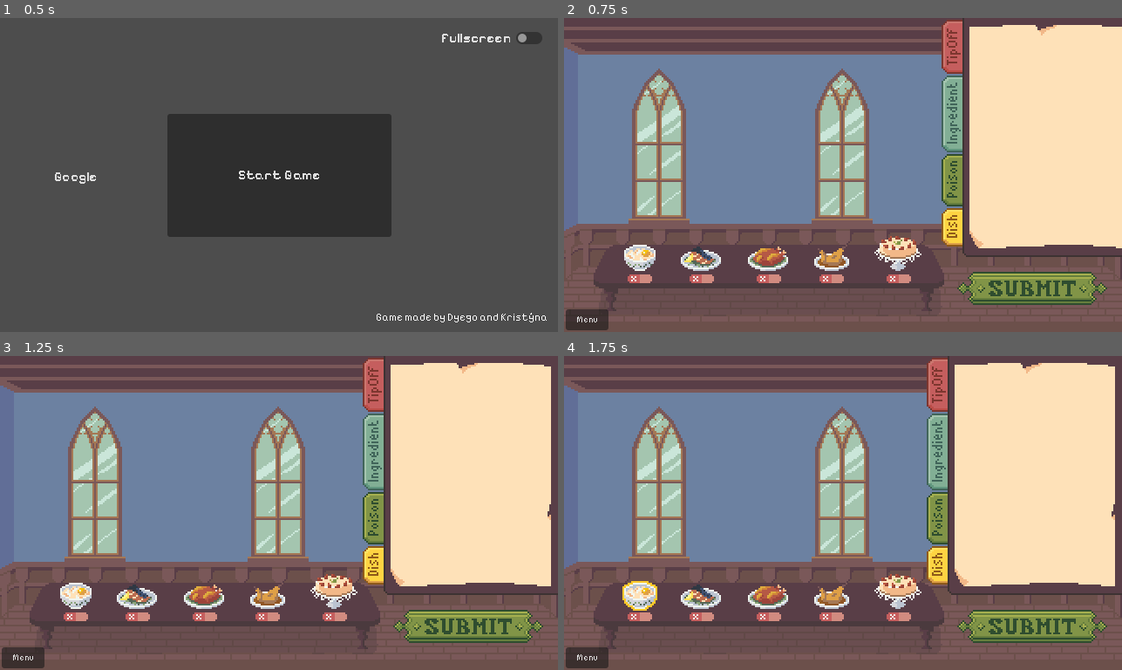
Above: before the commit, frames 1-4 (two rows, left to right).
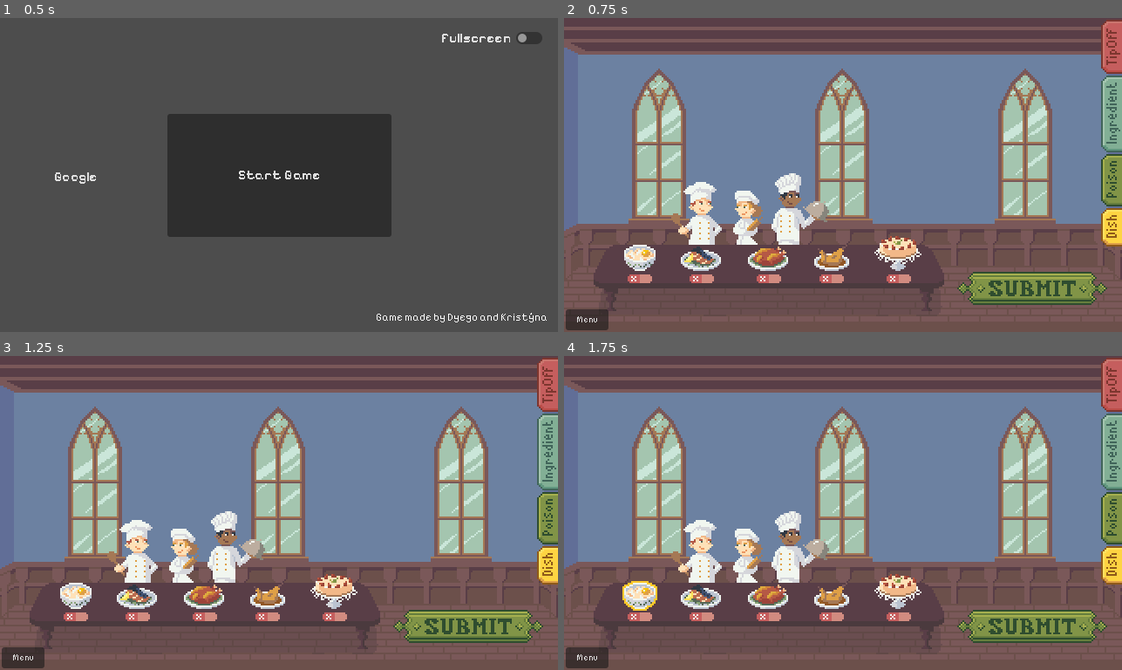
Above: after the commit, the same moments.

Repository: krstnvz/brackeys-gamejam
Game: Godot game, scene res://scenes/game/root.tscn
Two runs of this game, one before a commit and one after it. Both use one fixed random seed, a clock stepped at 60 frames per second and the inputs below.
Inputs (mouse positions are in pixels of both pictures, inside the frame that each line leads up to):
- Up to frame 1 (0.5 s): no input
- Up to frame 2 (0.75 s): click "Start Game" at 0.5 s
- Up to frame 3 (1.25 s): no input
- Up to frame 4 (1.75 s): click (642, 594) at 1.25 s

Frame 1 is identical in both runs. In frame 2, 26% of the frame differs, in the area x 19-100%, y 0-77%; in frame 3, 28%; in frame 4, 28%.

Commit message:
fix: cook sprites

Diff:
--- /dev/null
+++ b/data objects/cooks/level1/peter1.tres
@@ -0,0 +1,22 @@
+[gd_resource type="Resource" script_class="CookData" format=3 uid="uid://cgweu5mb0amv6"]
+
+[ext_resource type="Texture2D" uid="uid://1bqsoa6rtxjv" path="res://sprites/cooks/peter.png" id="1_yq3mf"]
+[ext_resource type="Script" uid="uid://bga07nfiordvr" path="res://scripts/cooks/cook_data.gd" id="2_tk1rv"]
+
+[sub_resource type="AtlasTexture" id="AtlasTexture_yq3mf"]
+resource_local_to_scene = true
+atlas = ExtResource("1_yq3mf")
+region = Rect2(31, 0, 31, 37)
+
+[sub_resource type="AtlasTexture" id="AtlasTexture_tk1rv"]
+resource_local_to_scene = true
+atlas = ExtResource("1_yq3mf")
+region = Rect2(0, 0, 31, 37)
+
+[resource]
+script = ExtResource("2_tk1rv")
+cook = 2
+statement = "Last night, I opened the last remaining package of eggs to prepare the cheesecake. There have been no new deliveries since."
+normal = SubResource("AtlasTexture_tk1rv")
+hightlight = SubResource("AtlasTexture_yq3mf")
+metadata/_custom_type_script = "uid://bga07nfiordvr"
--- /dev/null
+++ b/data objects/cooks/level1/rose1.tres
@@ -0,0 +1,19 @@
+[gd_resource type="Resource" script_class="CookData" format=3 uid="uid://cmd7y583cyq1w"]
+
+[ext_resource type="Texture2D" uid="uid://dcrblg5xh3rrd" path="res://sprites/cooks/rose.png" id="1_hv2i8"]
+[ext_resource type="Script" uid="uid://bga07nfiordvr" path="res://scripts/cooks/cook_data.gd" id="2_scp34"]
+
+[sub_resource type="AtlasTexture" id="AtlasTexture_hv2i8"]
+atlas = ExtResource("1_hv2i8")
+region = Rect2(19, 0, 19, 32)
+
+[sub_resource type="AtlasTexture" id="AtlasTexture_scp34"]
+atlas = ExtResource("1_hv2i8")
+region = Rect2(0, 0, 19, 32)
+
+[resource]
+script = ExtResource("2_scp34")
+statement = "I prepared both my dishes this morning. I made sure to use only ingredients I opened myself."
+normal = SubResource("AtlasTexture_scp34")
+hightlight = SubResource("AtlasTexture_hv2i8")
+metadata/_custom_type_script = "uid://bga07nfiordvr"
--- /dev/null
+++ b/data objects/cooks/level1/simon1.tres
@@ -0,0 +1,20 @@
+[gd_resource type="Resource" script_class="CookData" format=3 uid="uid://dnmrawhs2simj"]
+
+[ext_resource type="Texture2D" uid="uid://i118rkoynqja" path="res://sprites/cooks/simon.png" id="1_7ywa4"]
+[ext_resource type="Script" uid="uid://bga07nfiordvr" path="res://scripts/cooks/cook_data.gd" id="2_rr74o"]
+
+[sub_resource type="AtlasTexture" id="AtlasTexture_7ywa4"]
+atlas = ExtResource("1_7ywa4")
+region = Rect2(35, 0, 35, 42)
+
+[sub_resource type="AtlasTexture" id="AtlasTexture_rr74o"]
+atlas = ExtResource("1_7ywa4")
+region = Rect2(0, 0, 35, 42)
+
+[resource]
+script = ExtResource("2_rr74o")
+cook = 1
+statement = "I started cooking after Rose finished and used open ingredients. I tasted all components of my dishes as I prepared them."
+normal = SubResource("AtlasTexture_rr74o")
+hightlight = SubResource("AtlasTexture_7ywa4")
+metadata/_custom_type_script = "uid://bga07nfiordvr"
--- /dev/null
+++ b/data objects/cooks/level2/peter2.tres
@@ -0,0 +1,22 @@
+[gd_resource type="Resource" script_class="CookData" format=3 uid="uid://btebbeh6kducy"]
+
+[ext_resource type="Texture2D" uid="uid://1bqsoa6rtxjv" path="res://sprites/cooks/peter.png" id="1_j7fsm"]
+[ext_resource type="Script" uid="uid://bga07nfiordvr" path="res://scripts/cooks/cook_data.gd" id="1_qwbmn"]
+
+[sub_resource type="AtlasTexture" id="AtlasTexture_j7fsm"]
+resource_local_to_scene = true
+atlas = ExtResource("1_j7fsm")
+region = Rect2(31, 0, 31, 37)
+
+[sub_resource type="AtlasTexture" id="AtlasTexture_0neim"]
+resource_local_to_scene = true
+atlas = ExtResource("1_j7fsm")
+region = Rect2(0, 0, 31, 37)
+
+[resource]
+script = ExtResource("1_qwbmn")
+cook = 2
+statement = "I started roasting the chicken before both Rose and Simon got to the kitchen, around 12 pm."
+normal = SubResource("AtlasTexture_0neim")
+hightlight = SubResource("AtlasTexture_j7fsm")
+metadata/_custom_type_script = "uid://bga07nfiordvr"
--- /dev/null
+++ b/data objects/cooks/level2/rose2.tres
@@ -0,0 +1,19 @@
+[gd_resource type="Resource" script_class="CookData" format=3 uid="uid://c4kbkjxpt2ukq"]
+
+[ext_resource type="Script" uid="uid://bga07nfiordvr" path="res://scripts/cooks/cook_data.gd" id="1_fermu"]
+[ext_resource type="Texture2D" uid="uid://dcrblg5xh3rrd" path="res://sprites/cooks/rose.png" id="1_jku7j"]
+
+[sub_resource type="AtlasTexture" id="AtlasTexture_jku7j"]
+atlas = ExtResource("1_jku7j")
+region = Rect2(19, 0, 19, 32)
+
+[sub_resource type="AtlasTexture" id="AtlasTexture_wj528"]
+atlas = ExtResource("1_jku7j")
+region = Rect2(0, 0, 19, 32)
+
+[resource]
+script = ExtResource("1_fermu")
+statement = "I prepared both my dishes this morning. I made sure to use only ingredients I opened myself."
+normal = SubResource("AtlasTexture_wj528")
+hightlight = SubResource("AtlasTexture_jku7j")
+metadata/_custom_type_script = "uid://bga07nfiordvr"
--- /dev/null
+++ b/data objects/cooks/level2/simon2.tres
@@ -0,0 +1,23 @@
+[gd_resource type="Resource" script_class="CookData" format=3 uid="uid://brh6gayay8ujb"]
+
+[ext_resource type="Texture2D" uid="uid://i118rkoynqja" path="res://sprites/cooks/simon.png" id="1_a1koh"]
+[ext_resource type="Script" uid="uid://bga07nfiordvr" path="res://scripts/cooks/cook_data.gd" id="1_vbdjo"]
+
+[sub_resource type="AtlasTexture" id="AtlasTexture_1g5iw"]
+atlas = ExtResource("1_a1koh")
+region = Rect2(35, 0, 35, 42)
+
+[sub_resource type="CompressedTexture2D" id="CompressedTexture2D_jn2hx"]
+load_path = "res://.godot/imported/simon.png-2e1578ea0af8638799ddcaf80e4b4f86.ctex"
+
+[sub_resource type="AtlasTexture" id="AtlasTexture_khpqy"]
+atlas = SubResource("CompressedTexture2D_jn2hx")
+region = Rect2(0, 0, 35, 42)
+
+[resource]
+script = ExtResource("1_vbdjo")
+cook = 1
+statement = "I started cooking after Rose finished and used open ingredients. I tasted all components of my dishes as I prepared them."
+normal = SubResource("AtlasTexture_khpqy")
+hightlight = SubResource("AtlasTexture_1g5iw")
+metadata/_custom_type_script = "uid://bga07nfiordvr"
--- a/data objects/cooks/peter.tres
+++ /dev/null
@@ -1,19 +0,0 @@
-[gd_resource type="Resource" script_class="CookData" format=3 uid="uid://cgweu5mb0amv6"]
-
-[ext_resource type="Script" uid="uid://bga07nfiordvr" path="res://scripts/cooks/cook_data.gd" id="1_4hc0y"]
-
-[sub_resource type="AtlasTexture" id="AtlasTexture_3rvul"]
-resource_local_to_scene = true
-region = Rect2(31, 0, 31, 37)
-
-[sub_resource type="AtlasTexture" id="AtlasTexture_e2ff8"]
-resource_local_to_scene = true
-region = Rect2(0, 0, 31, 37)
-
-[resource]
-script = ExtResource("1_4hc0y")
-cook = 2
-statement = "Last night, I opened the last remaining package of eggs to prepare the cheesecake. There have been no new deliveries since."
-normal = SubResource("AtlasTexture_e2ff8")
-hightlight = SubResource("AtlasTexture_3rvul")
-metadata/_custom_type_script = "uid://bga07nfiordvr"
--- a/data objects/cooks/rose.tres
+++ /dev/null
@@ -1,16 +0,0 @@
-[gd_resource type="Resource" script_class="CookData" format=3 uid="uid://cmd7y583cyq1w"]
-
-[ext_resource type="Script" uid="uid://bga07nfiordvr" path="res://scripts/cooks/cook_data.gd" id="1_mj3sb"]
-
-[sub_resource type="AtlasTexture" id="AtlasTexture_6rcen"]
-region = Rect2(19, 0, 19, 32)
-
-[sub_resource type="AtlasTexture" id="AtlasTexture_yh7dn"]
-region = Rect2(0, 0, 19, 32)
-
-[resource]
-script = ExtResource("1_mj3sb")
-statement = "I prepared both my dishes this morning. I made sure to use only ingredients I opened myself."
-normal = SubResource("AtlasTexture_yh7dn")
-hightlight = SubResource("AtlasTexture_6rcen")
-metadata/_custom_type_script = "uid://bga07nfiordvr"
--- a/data objects/cooks/simon.tres
+++ /dev/null
@@ -1,17 +0,0 @@
-[gd_resource type="Resource" script_class="CookData" format=3 uid="uid://dnmrawhs2simj"]
-
-[ext_resource type="Script" uid="uid://bga07nfiordvr" path="res://scripts/cooks/cook_data.gd" id="1_8woyn"]
-
-[sub_resource type="AtlasTexture" id="AtlasTexture_6gsus"]
-region = Rect2(35, 0, 35, 42)
-
-[sub_resource type="AtlasTexture" id="AtlasTexture_t4r8l"]
-region = Rect2(0, 0, 35, 42)
-
-[resource]
-script = ExtResource("1_8woyn")
-cook = 1
-statement = "I started cooking after Rose finished and used open ingredients. I tasted all components of my dishes as I prepared them."
-normal = SubResource("AtlasTexture_t4r8l")
-hightlight = SubResource("AtlasTexture_6gsus")
-metadata/_custom_type_script = "uid://bga07nfiordvr"
--- a/scenes/components/Cook.tscn
+++ b/scenes/components/Cook.tscn
@@ -1,7 +1,7 @@
 [gd_scene format=3 uid="uid://rob1bfdbg0mr"]
 
 [ext_resource type="Script" uid="uid://cp1u3td3cmytw" path="res://scripts/cooks/cook.gd" id="1_n2yfk"]
-[ext_resource type="Resource" uid="uid://cmd7y583cyq1w" path="res://data objects/cooks/rose.tres" id="2_jvs2t"]
+[ext_resource type="Resource" uid="uid://cmd7y583cyq1w" path="res://data objects/cooks/level1/rose1.tres" id="2_jvs2t"]
 
 [node name="CookButton" type="TextureButton" unique_id=1168269928]
 texture_filter = 1
--- a/scenes/game/level_1.tscn
+++ b/scenes/game/level_1.tscn
@@ -13,17 +13,17 @@
 [ext_resource type="Resource" uid="uid://56cna5mxbnma" path="res://data objects/dishes/cheesecake.tres" id="11_b8x0u"]
 [ext_resource type="PackedScene" uid="uid://rob1bfdbg0mr" path="res://scenes/components/Cook.tscn" id="12_n2cmi"]
 [ext_resource type="Texture2D" uid="uid://dd30ny51tit0s" path="res://sprites/cooks/simon_atlas.tres" id="13_1vy0b"]
-[ext_resource type="Resource" uid="uid://dnmrawhs2simj" path="res://data objects/cooks/simon.tres" id="14_mdy4u"]
+[ext_resource type="Resource" uid="uid://dnmrawhs2simj" path="res://data objects/cooks/level1/simon1.tres" id="14_mdy4u"]
 [ext_resource type="Texture2D" uid="uid://b4su2hogptwkk" path="res://sprites/cooks/rose_atlas.tres" id="15_1dcgg"]
 [ext_resource type="Texture2D" uid="uid://1bqsoa6rtxjv" path="res://sprites/cooks/peter.png" id="16_nx801"]
-[ext_resource type="Resource" uid="uid://cgweu5mb0amv6" path="res://data objects/cooks/peter.tres" id="17_0upy3"]
+[ext_resource type="Resource" uid="uid://cgweu5mb0amv6" path="res://data objects/cooks/level1/peter1.tres" id="17_0upy3"]
 [ext_resource type="PackedScene" uid="uid://btaiju14nygip" path="res://scenes/game/side_menu.tscn" id="18_u0pkn"]
 [ext_resource type="Texture2D" uid="uid://vb52msgfi0k7" path="res://sprites/UI/buttons/fancy_button.png" id="20_15xv0"]
 [ext_resource type="Script" uid="uid://jhes5jx3ht77" path="res://scripts/overlay_visibility.gd" id="27_bjnfs"]
 [ext_resource type="Script" uid="uid://bl7126h1hxp4c" path="res://scripts/ingredients/ingredient_list.gd" id="28_1em48"]
 [ext_resource type="PackedScene" uid="uid://62xkmihlpayo" path="res://scenes/components/IngredientButton.tscn" id="29_l23sr"]
 [ext_resource type="Script" uid="uid://rohhvs6o5y5k" path="res://scripts/cooks/cook_statement.gd" id="30_wd80t"]
-[ext_resource type="Resource" uid="uid://cmd7y583cyq1w" path="res://data objects/cooks/rose.tres" id="31_q82fx"]
+[ext_resource type="Resource" uid="uid://cmd7y583cyq1w" path="res://data objects/cooks/level1/rose1.tres" id="31_q82fx"]
 
 [sub_resource type="AtlasTexture" id="AtlasTexture_8i3vp"]
 resource_local_to_scene = true
@@ -128,6 +128,7 @@
 offset_left = 0.0
 offset_right = 100.0
 grow_horizontal = 0
+script = null
 
 [node name="SubmitButton" type="TextureButton" parent="." unique_id=344558434]
 texture_filter = 1
--- a/scenes/game/level_2.tscn
+++ b/scenes/game/level_2.tscn
@@ -13,22 +13,22 @@
 [ext_resource type="Resource" uid="uid://56cna5mxbnma" path="res://data objects/dishes/cheesecake.tres" id="11_xilph"]
 [ext_resource type="PackedScene" uid="uid://rob1bfdbg0mr" path="res://scenes/components/Cook.tscn" id="12_l3xhh"]
 [ext_resource type="Texture2D" uid="uid://dd30ny51tit0s" path="res://sprites/cooks/simon_atlas.tres" id="13_gs74x"]
-[ext_resource type="Resource" uid="uid://dnmrawhs2simj" path="res://data objects/cooks/simon.tres" id="14_yrt1q"]
+[ext_resource type="Resource" uid="uid://dnmrawhs2simj" path="res://data objects/cooks/level1/simon1.tres" id="14_yrt1q"]
 [ext_resource type="Texture2D" uid="uid://b4su2hogptwkk" path="res://sprites/cooks/rose_atlas.tres" id="15_nyeqf"]
 [ext_resource type="Texture2D" uid="uid://1bqsoa6rtxjv" path="res://sprites/cooks/peter.png" id="16_o476j"]
-[ext_resource type="Resource" uid="uid://cgweu5mb0amv6" path="res://data objects/cooks/peter.tres" id="17_ggxxd"]
+[ext_resource type="Resource" uid="uid://cgweu5mb0amv6" path="res://data objects/cooks/level1/peter1.tres" id="17_ggxxd"]
 [ext_resource type="Texture2D" uid="uid://cflu6i1ewl361" path="res://sprites/UI/buttons/fancy_button_atlas.tres" id="18_qvta0"]
 [ext_resource type="Texture2D" uid="uid://db28wicnveula" path="res://sprites/UI/tabs/poisons_tab_atlas.tres" id="21_xi6om"]
-[ext_resource type="Texture2D" uid="uid://ckdy18ldb4la4" path="res://sprites/UI/tabs/poisons_tab_selected_atlas.tres" id="22_cjxxt"]
+[ext_resource type="Texture2D" path="res://sprites/UI/tabs/poisons_tab_selected_atlas.tres" id="22_cjxxt"]
 [ext_resource type="Texture2D" uid="uid://ce1pgtdoroedg" path="res://sprites/UI/tabs/tip_off_tab_atlas.tres" id="23_w3dg2"]
-[ext_resource type="Texture2D" uid="uid://cgnrx0bx648aq" path="res://sprites/UI/tabs/tip_off_tab_selected_atlas.tres" id="24_2o60c"]
+[ext_resource type="Texture2D" path="res://sprites/UI/tabs/tip_off_tab_selected_atlas.tres" id="24_2o60c"]
 [ext_resource type="Texture2D" uid="uid://m6lbiacf1efa" path="res://sprites/UI/tabs/dish_tab_atlas.tres" id="25_pswrg"]
-[ext_resource type="Texture2D" uid="uid://dpjbpa7hysqgm" path="res://sprites/UI/tabs/dish_tab_pressed_atlas.tres" id="26_xd4rb"]
+[ext_resource type="Texture2D" path="res://sprites/UI/tabs/dish_tab_pressed_atlas.tres" id="26_xd4rb"]
 [ext_resource type="Script" uid="uid://jhes5jx3ht77" path="res://scripts/overlay_visibility.gd" id="27_mdf58"]
 [ext_resource type="Script" uid="uid://bl7126h1hxp4c" path="res://scripts/ingredients/ingredient_list.gd" id="28_b7xm5"]
 [ext_resource type="PackedScene" uid="uid://62xkmihlpayo" path="res://scenes/components/IngredientButton.tscn" id="29_poth8"]
 [ext_resource type="Script" uid="uid://rohhvs6o5y5k" path="res://scripts/cooks/cook_statement.gd" id="30_1at1u"]
-[ext_resource type="Resource" uid="uid://cmd7y583cyq1w" path="res://data objects/cooks/rose.tres" id="31_dihvj"]
+[ext_resource type="Resource" uid="uid://cmd7y583cyq1w" path="res://data objects/cooks/level1/rose1.tres" id="31_dihvj"]
 
 [sub_resource type="AtlasTexture" id="AtlasTexture_n0wwk"]
 resource_local_to_scene = true
